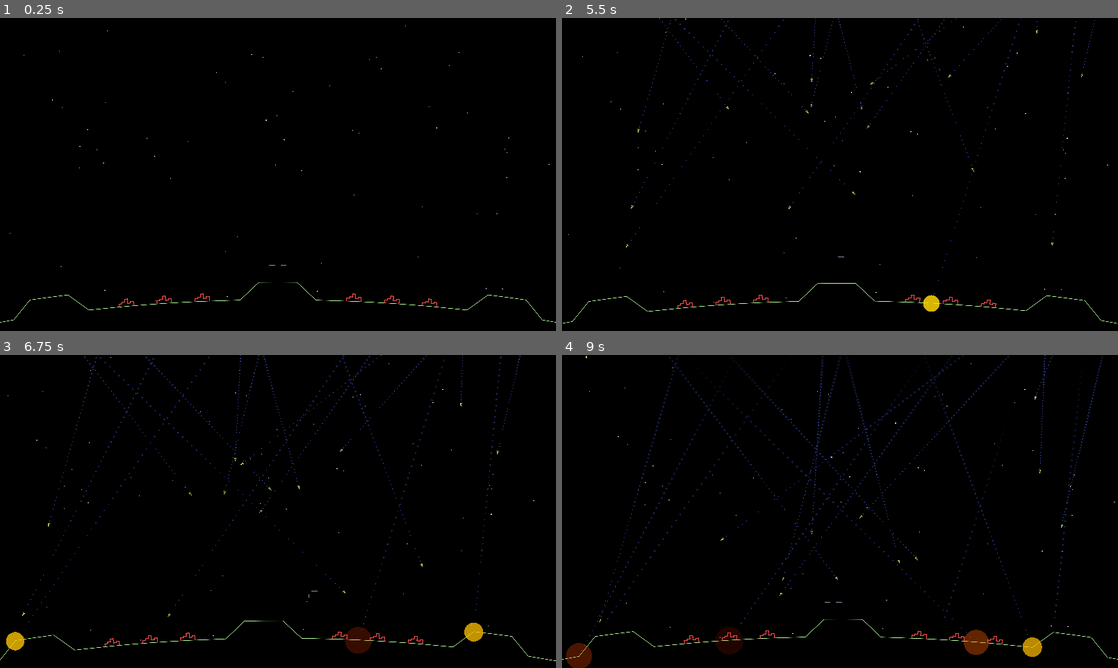
Above: before the commit, frames 1-4 (two rows, left to right).
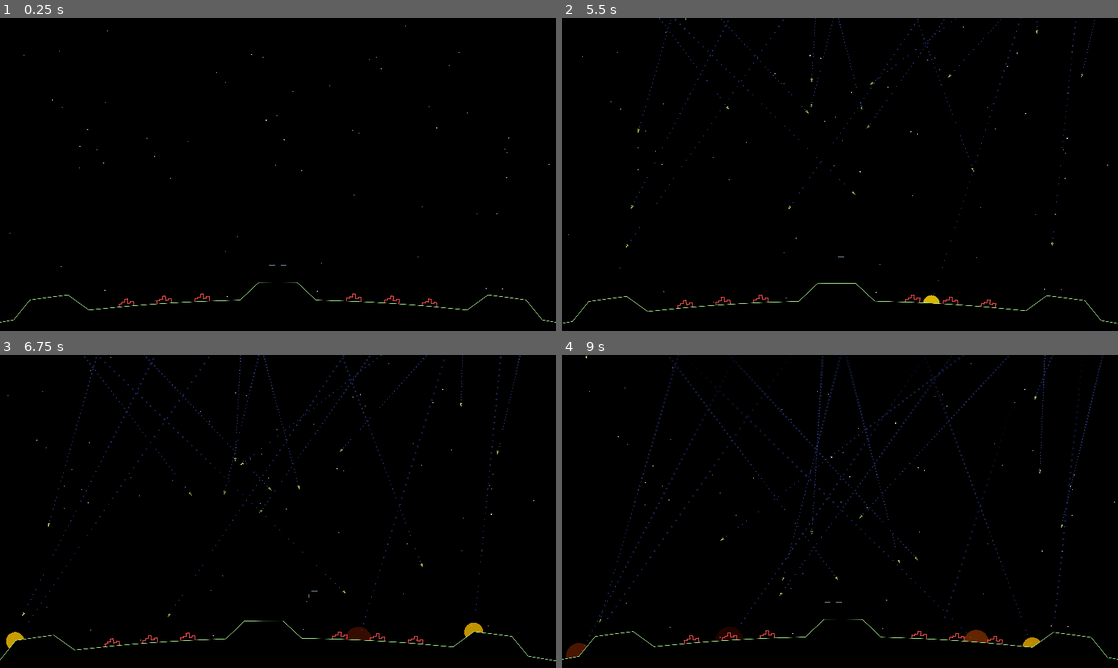
Above: after the commit, the same moments.

Repository: tartley/missile-commander
Game: Godot game, scene res://main.tscn
Same seed, same stepped clock (60 frames per second), same inputs: the game is played once before the commit and once after it.
Inputs (mouse positions are in pixels of both pictures, inside the frame that each line leads up to):
- Up to frame 1 (0.25 s): no input
- Up to frame 2 (5.5 s): tap Enter at 0.5, 2 s; move the mouse to (867, 174) at 0.52 s; tap Space at 1.25 s; move the mouse to (812, 174) at 1.27 s; move the mouse to (851, 168) at 2.02 s; move the mouse to (834, 180) at 2.77 s; move the mouse to (878, 177) at 3.52 s; move the mouse to (795, 171) at 4.27 s; move the mouse to (845, 174) at 5.02 s
- Up to frame 3 (6.75 s): move the mouse to (255, 505) at 5.77 s; move the mouse to (305, 511) at 6.52 s
- Up to frame 4 (9 s): move the mouse to (812, 511) at 7.27 s; move the mouse to (851, 505) at 8.02 s; move the mouse to (834, 517) at 8.77 s

The runs differ from the first frame. In frame 1, less than 0.1% of the frame differs, in the area x 21-79%, y 90-93%; in frame 2, less than 0.1%; in frame 3, 0.3%; in frame 4, 0.6%, in the area x 0-87%, y 90-100%.

Commit message:
Pops render behind the ground. Others too.

Diff:
--- a/city/city.tscn
+++ b/city/city.tscn
@@ -3,5 +3,6 @@
 [ext_resource type="Script" path="res://city/city.gd" id="1_0fe6i"]
 
 [node name="City" type="Node2D"]
+z_index = 1
 script = ExtResource("1_0fe6i")
 metadata/_edit_group_ = true
--- a/main.tscn
+++ b/main.tscn
@@ -32,6 +32,7 @@
 
 [node name="Ground" type="Area2D" parent="World"]
 unique_name_in_owner = true
+z_index = 2
 collision_mask = 0
 script = ExtResource("2_j6ko4")
 
--- a/missile/missile.tscn
+++ b/missile/missile.tscn
@@ -13,6 +13,7 @@
 colors = PackedColorArray(1, 1, 1, 1, 0.635294, 0.635294, 0.631373, 0)
 
 [node name="Missile" type="Area2D"]
+z_index = 1
 collision_layer = 0
 script = ExtResource("1_ag1ef")
 Pop = ExtResource("2_lv8kg")
@@ -20,6 +21,8 @@
 
 [node name="Trail" type="CPUParticles2D" parent="."]
 show_behind_parent = true
+z_index = 1
+z_as_relative = false
 amount = 80
 lifetime = 5.0
 speed_scale = 0.75
--- a/pop.tscn
+++ b/pop.tscn
@@ -3,4 +3,5 @@
 [ext_resource type="Script" path="res://pop.gd" id="1_06y4m"]
 
 [node name="Pop" type="Node2D"]
+z_index = 1
 script = ExtResource("1_06y4m")
Not shown, changed: README.md
